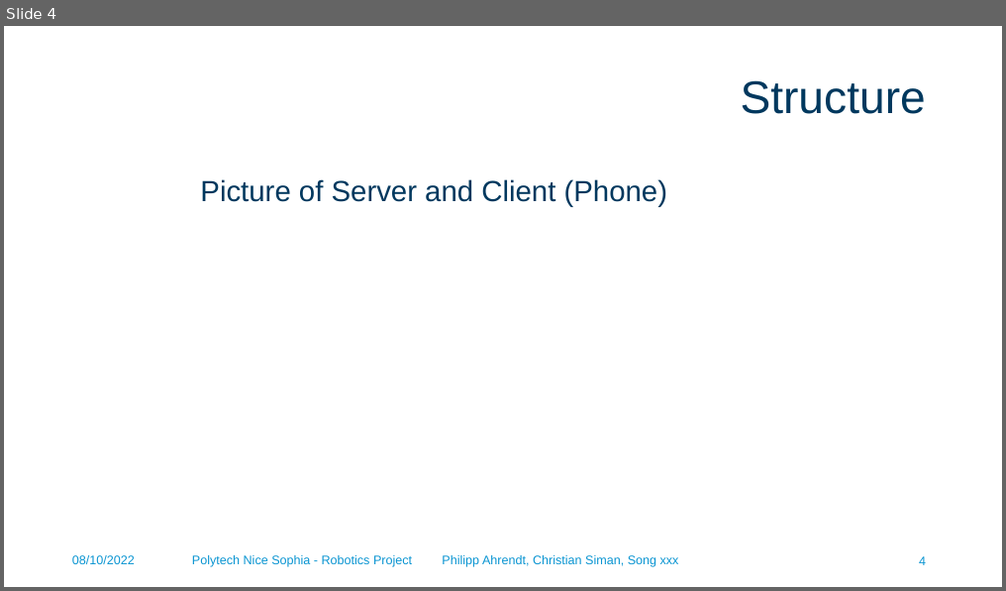
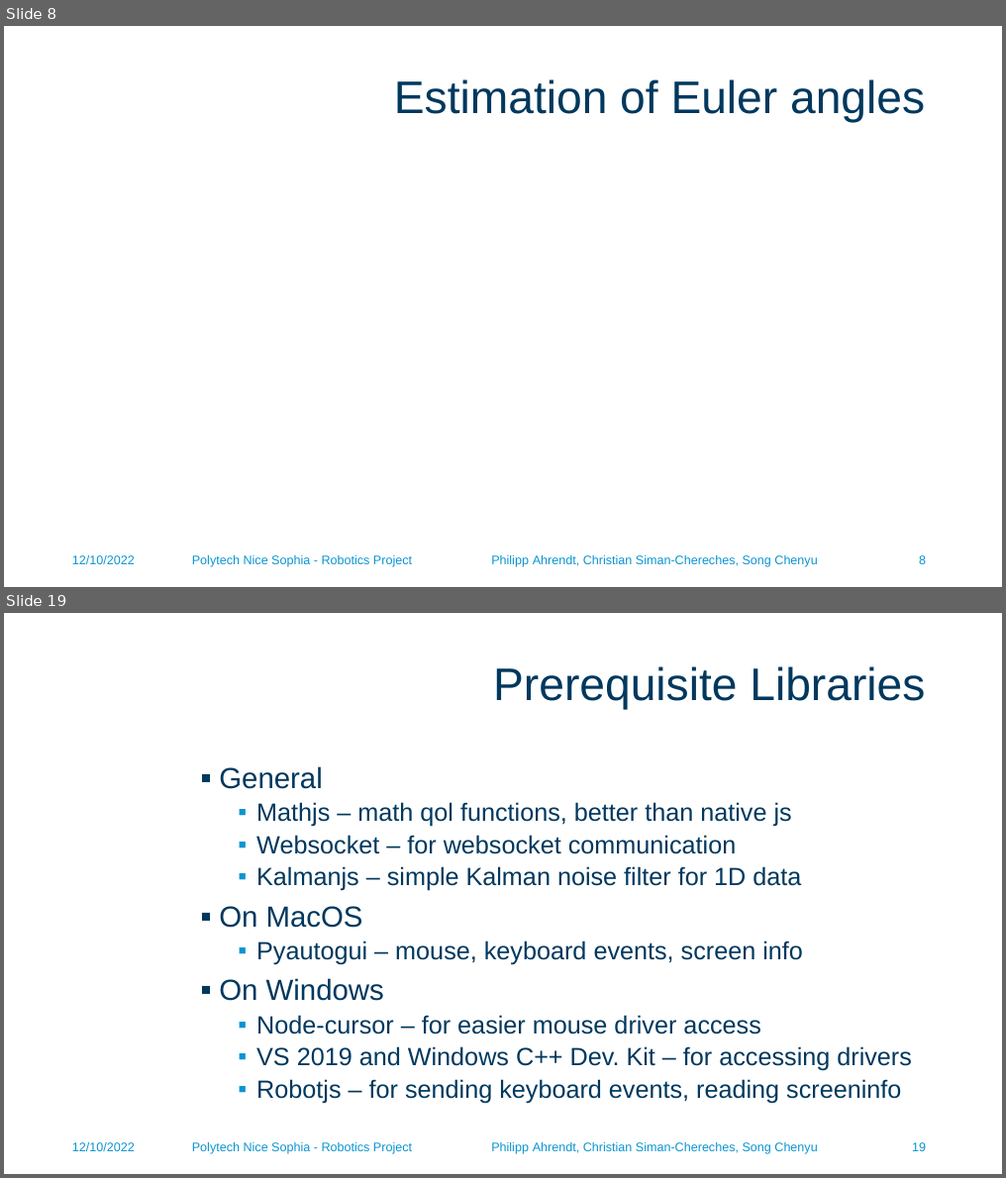
Before and after one commit to phiahr/accel_mouse, a slide deck: Robotics project.pptx. Shown one above the other, each under a label of ours: slide 4 before the commit, slides 8 and 19 after it; the slides between them are not shown. The pictures are 1006x591 and 1006x1178 pixels, drawn with LibreOffice and Linux fonts; fonts in the diff are those of the drawing; grey boxes stand for pictures; background and template pictures are left out. Boxes give left, top, right and bottom in pixels: in the first picture for what was removed or moved away, otherwise in the second. Text is boxed around its words. In the diff, an @@ line names an element or a change of style, - is before the commit and + after.

```diff
--- a/Robotics project.pptx
+++ b/Robotics project.pptx
@@ slide 19 added at (4, 613, 1002, 1174), background #FFFFFF @@
@@ title added at (493, 666, 925, 710), 44 pt, text #00385E @@
+Prerequisite Libraries
@@ text added at (219, 766, 912, 1103), 24 pt, text #00385E @@
+▪ General
+  ▪ Mathjs – math qol functions, better than native js
+  ▪ Websocket – for websocket communication
+  ▪ Kalmanjs – simple Kalman noise filter for 1D data
+▪ On MacOS
+  ▪ Pyautogui – mouse, keyboard events, screen info
+▪ On Windows
+  ▪ Node-cursor – for easier mouse driver access
+  ▪ VS 2019 and Windows C++ Dev. Kit – for accessing drivers
+  ▪ Robotjs – for sending keyboard events, reading screeninfo
@@ text added at (72, 1143, 135, 1152), 12 pt, text #0A95D2 @@
+12/10/2022
@@ text added at (192, 1143, 817, 1155), 12 pt, text #0A95D2 @@
+Polytech Nice Sophia - Robotics Project Philipp Ahrendt, Christian Siman-Chereches, Song Chenyu
@@ page number added at (912, 1143, 926, 1152), 12 pt, text #0A95D2 @@
+19
@@ what was slide 4 is now slide 8 @@
@@ slide 8 changed as well @@
@@ title at (394, 79, 925, 123): text changed @@
-Structure
+Estimation of Euler angles
@@ text removed at (200, 179, 668, 207) @@
-Picture of Server and Client (Phone)
@@ text at (72, 556, 135, 565): text changed @@
-08/10/2022
+12/10/2022
@@ text at (192, 556, 817, 568): text changed @@
-Polytech Nice Sophia - Robotics Project Philipp Ahrendt, Christian Siman, Song xxx
+Polytech Nice Sophia - Robotics Project Philipp Ahrendt, Christian Siman-Chereches, Song Chenyu
@@ page number removed at (919, 557, 926, 566) @@
-4
@@ page number added at (919, 556, 926, 565), 12 pt, text #0A95D2 @@
+8
```
Also in this commit, not shown: 7 other slides changed, 15 other slides added, 2 slides removed, 5 other files.
